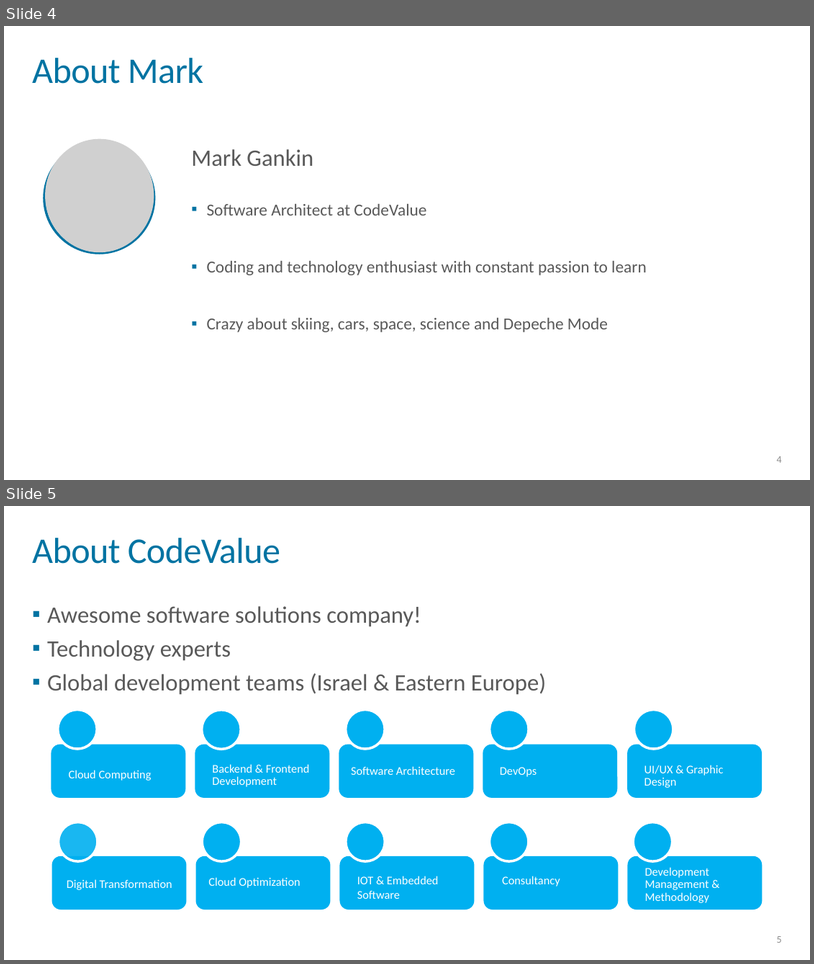
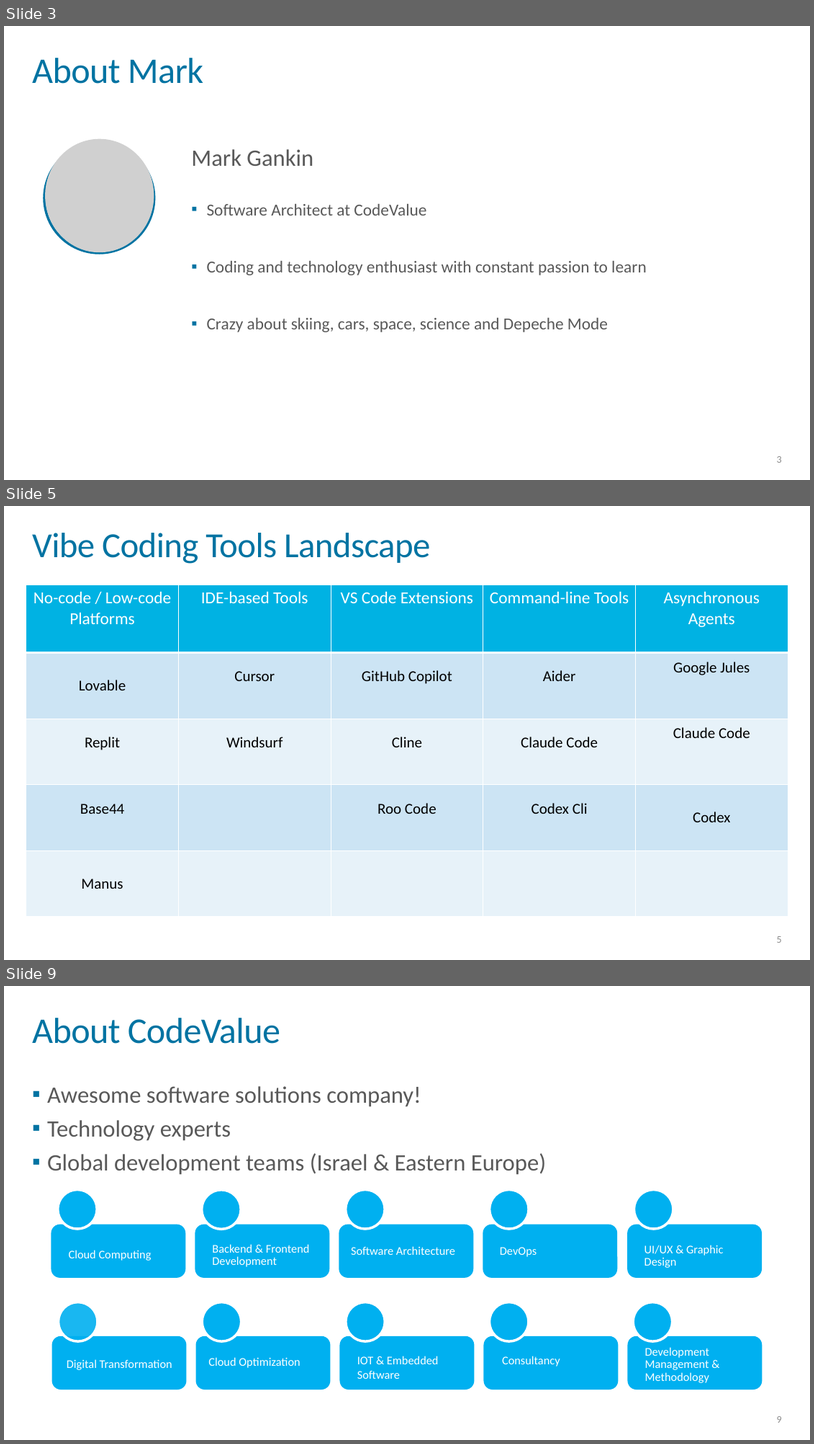
Before and after one commit to MarkG/architecture-next-2025, a slide deck: presentation/Vibe Coding.pptx. Shown one above the other, each under a label of ours: slides 4 and 5 before the commit, slides 3, 5 and 9 after it; the slides between them are not shown. The pictures are 814x964 and 814x1444 pixels, drawn with LibreOffice and Linux fonts; fonts in the diff are those of the drawing; grey boxes stand for pictures; background and template pictures are left out. Boxes give left, top, right and bottom in pixels: in the first picture for what was removed or moved away, otherwise in the second. Text is boxed around its words. In the diff, an @@ line names an element or a change of style, - is before the commit and + after.

```diff
--- a/presentation/Vibe Coding.pptx
+++ b/presentation/Vibe Coding.pptx
@@ slide 5 added at [4, 506, 810, 960], background #FFFFFF @@
@@ text added at [32, 533, 430, 564], 41.9 pt, text #0073A2 @@
+Vibe Coding Tools Landscape
@@ table added at [26, 584, 789, 915], 5 rows, 5 columns @@
+No-code / Low-code Platforms | IDE-based Tools | VS Code Extensions | Command-line Tools | Asynchronous Agents
+Lovable | Cursor | GitHub Copilot | Aider | Google Jules
+Replit | Windsurf | Cline | Claude Code | Claude Code
+Base44 |  | Roo Code | Codex Cli | Codex
+Manus |  |  |  | 
@@ page number added at [777, 936, 782, 942], 12 pt, text #8C8C8C @@
+5
@@ what was slide 4 is now slide 3 @@
@@ page number at [777, 456, 782, 462]: text changed @@
-4
+3
@@ what was slide 5 is now slide 9 @@
```
Also in this commit, not shown: 1 slide changed, 4 other slides added, 2 slides removed, 3 other files.
